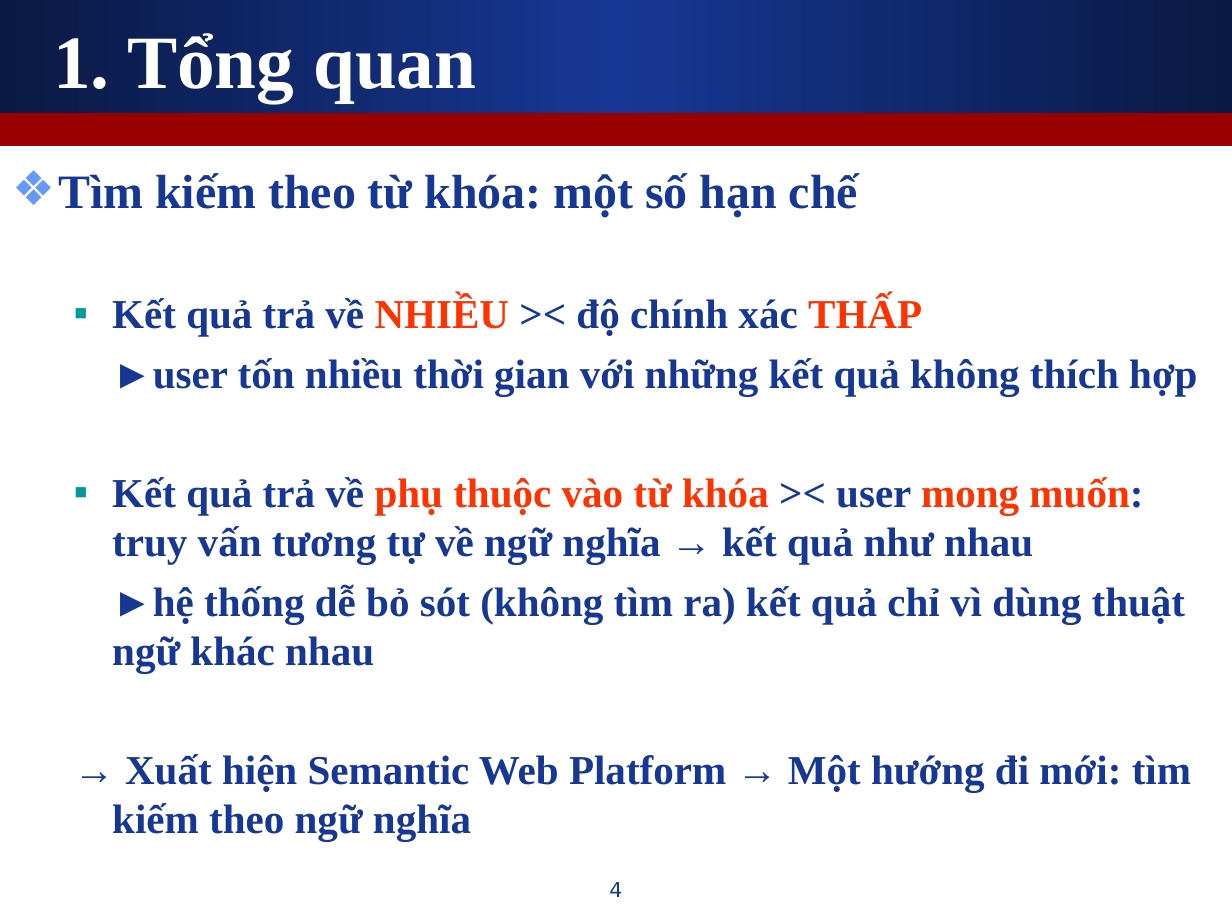
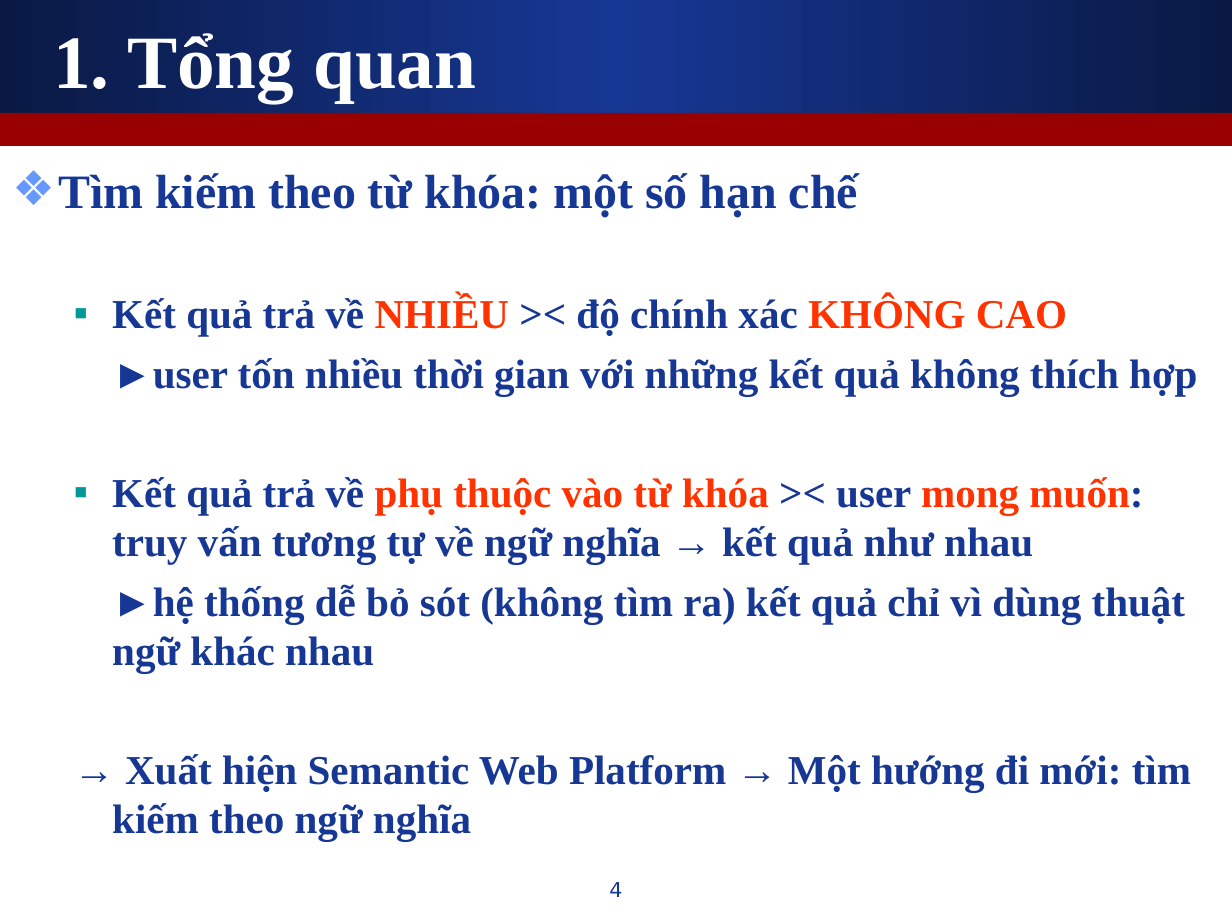
Before and after one commit to leaderwing/kt-kimres, a slide deck: slide 4 of note/Copy of [Thesis] Presentation.ppt. Drawn at 1232x924 pixels with LibreOffice and Linux fonts; fonts in the diff are those of the drawing. Boxes give left, top, right and bottom in pixels: in the first picture for what was removed or moved away, otherwise in the second. Text is boxed around its words. In the diff, an @@ line names an element or a change of style, - is before the commit and + after.

```diff
--- a/note/Copy of [Thesis] Presentation.ppt
+++ b/note/Copy of [Thesis] Presentation.ppt
@@ text at (112, 296, 1067, 336): text changed @@
-  ▪ Kết quả trả về NHIỀU >< độ chính xác THẤP
+  ▪ Kết quả trả về NHIỀU >< độ chính xác KHÔNG CAO
```
Also in this commit, not shown: 5 other slides changed, 1 slide added.
